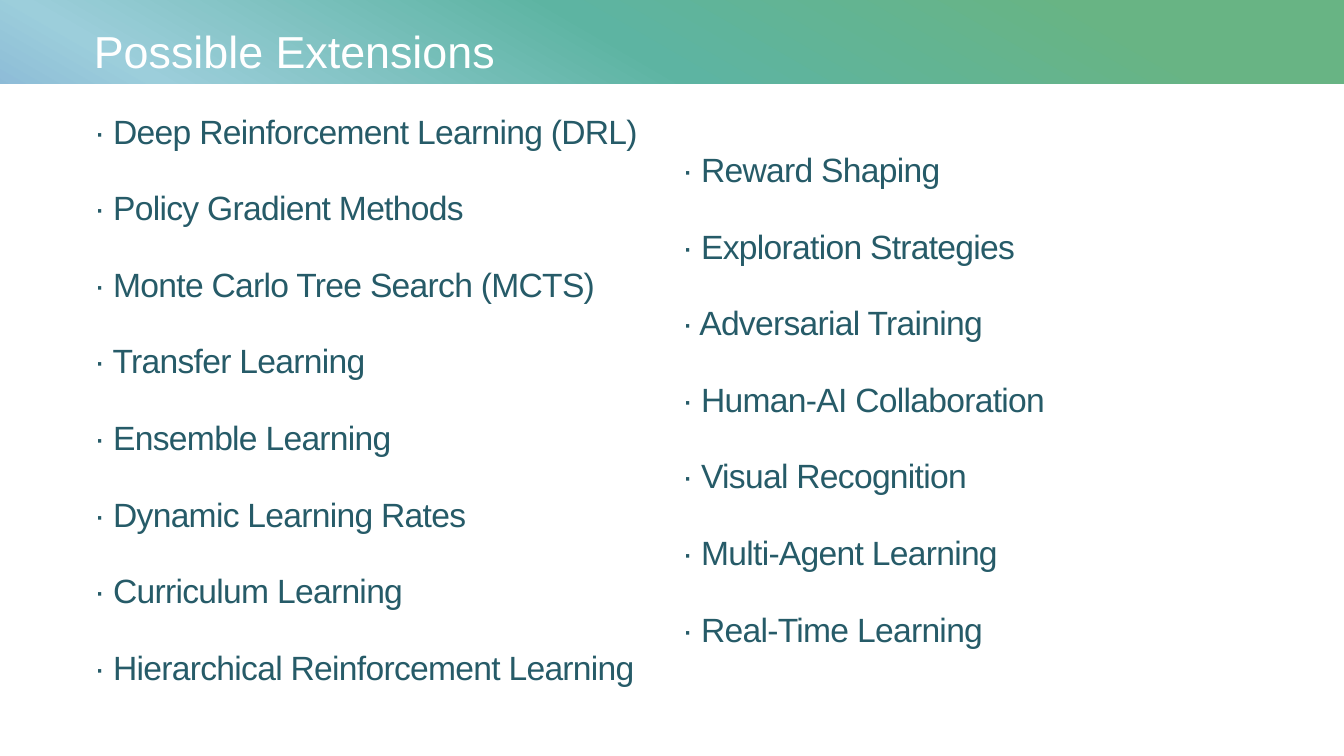
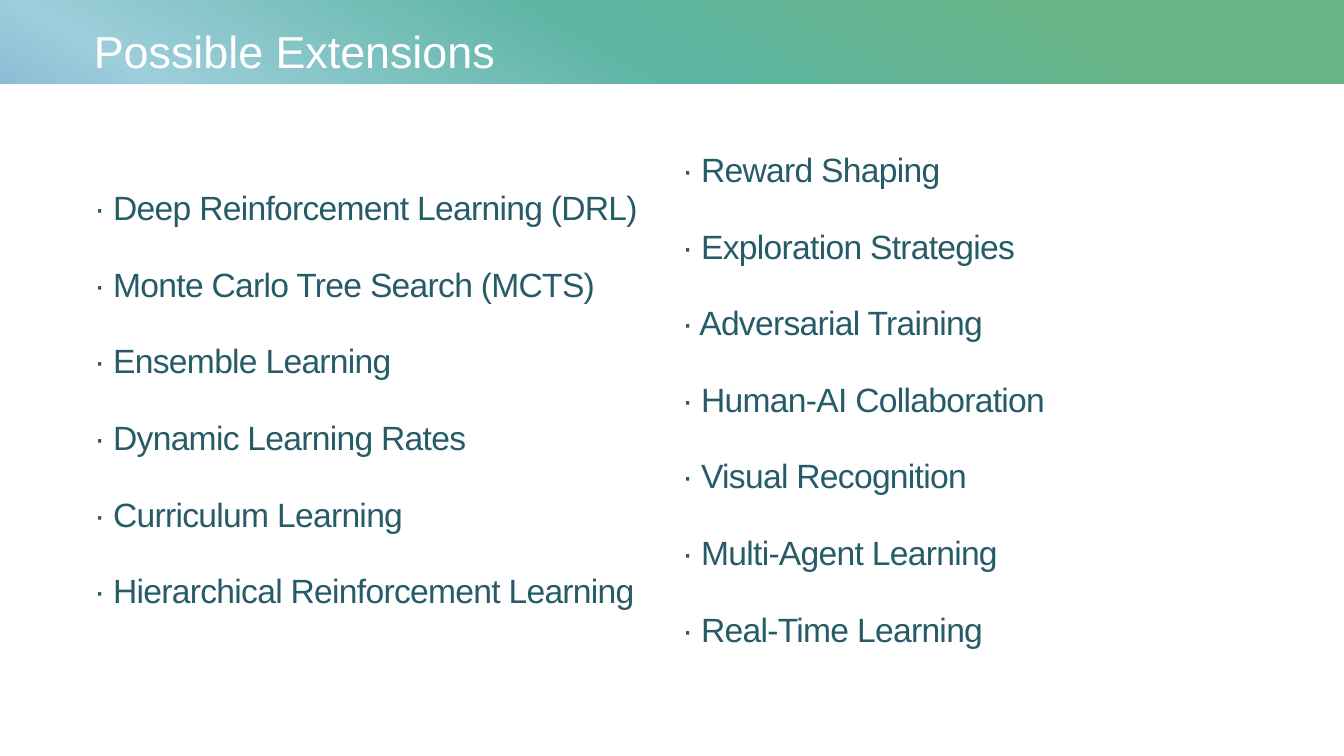
Before and after one commit to ACM40960/project-22202392, a slide deck: slide 11 of Literature Review/AI plays checkers - presentation.pptx (slide 9 before the commit). Drawn at 1344x756 pixels with LibreOffice and Linux fonts; fonts in the diff are those of the drawing. Boxes give left, top, right and bottom in pixels: in the first picture for what was removed or moved away, otherwise in the second. Text is boxed around its words. In the diff, an @@ line names an element or a change of style, - is before the commit and + after.

```diff
--- a/Literature Review/AI plays checkers - presentation.pptx
+++ b/Literature Review/AI plays checkers - presentation.pptx
@@ title at bbox=[113, 195, 638, 610]: text changed @@
-· Deep Reinforcement Learning (DRL)
-· Policy Gradient Methods
-· Monte Carlo Tree Search (MCTS)
-· Transfer Learning
-· Ensemble Learning
-· Dynamic Learning Rates
-· Curriculum Learning
-· Hierarchical Reinforcement Learning
+· Deep Reinforcement Learning (DRL)
+· Monte Carlo Tree Search (MCTS)
+· Ensemble Learning
+· Dynamic Learning Rates
+· Curriculum Learning
+· Hierarchical Reinforcement Learning
```
Also in this commit, not shown: 7 other slides changed, 2 slides added, 7 other files.
